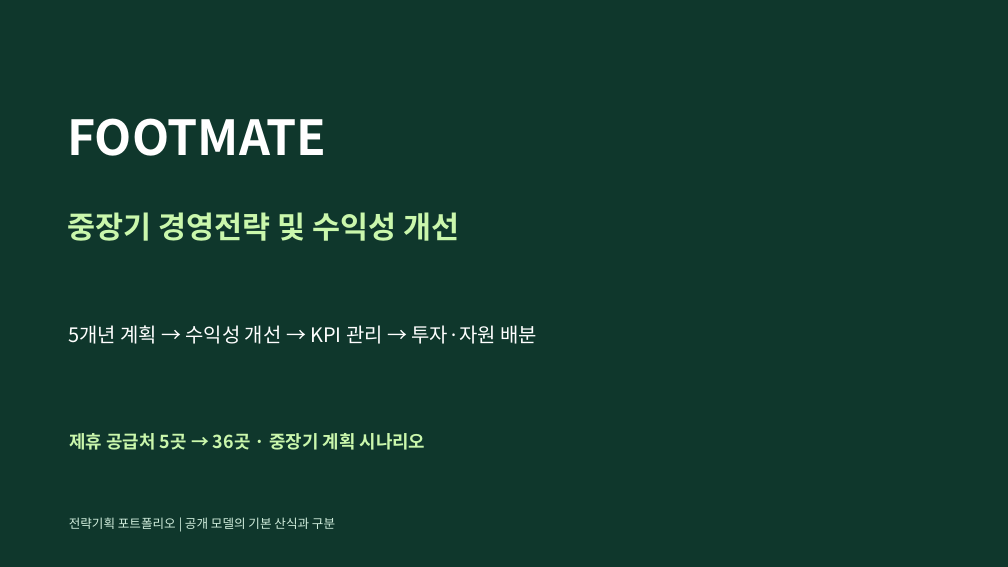
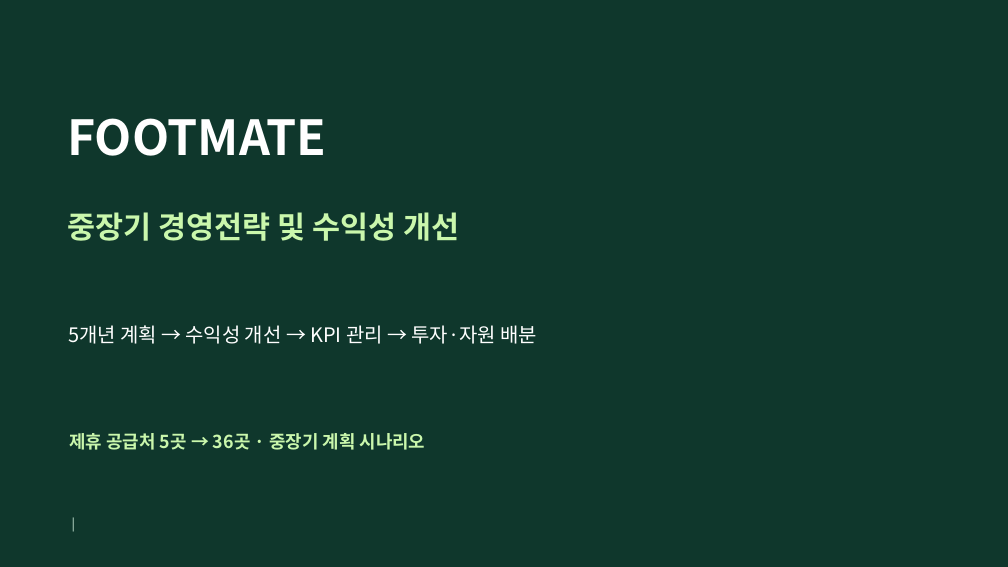
Before and after one commit to dohyunkimmm/footmate, a slide deck: slide 1 of src/case-study/downloads/footmate_5year_strategy.pptx. Drawn at 1008x567 pixels with LibreOffice and Linux fonts; fonts in the diff are those of the drawing. Boxes give left, top, right and bottom in pixels: in the first picture for what was removed or moved away, otherwise in the second. Text is boxed around its words. In the diff, an @@ line names an element or a change of style, - is before the commit and + after.

```diff
--- a/src/case-study/downloads/footmate_5year_strategy.pptx
+++ b/src/case-study/downloads/footmate_5year_strategy.pptx
@@ text at <box>69,517,335,529</box>: text changed @@
-전략기획 포트폴리오 | 공개 모델의 기본 산식과 구분
+|
```
Also in this commit, not shown: 5 other slides changed, 13 other files.
